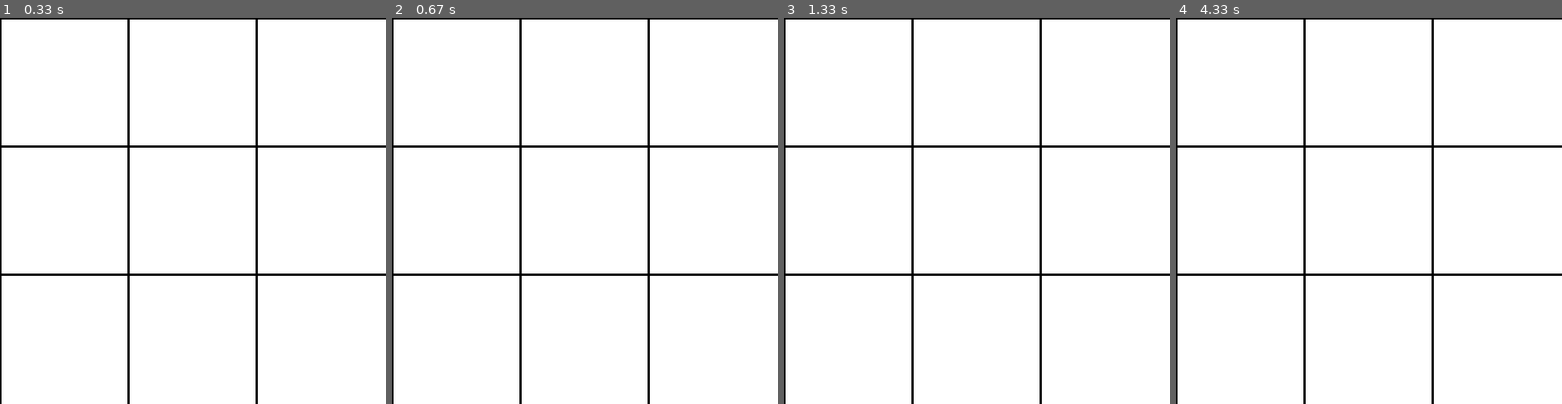
Above: before the commit, frames 1-4 (left to right).
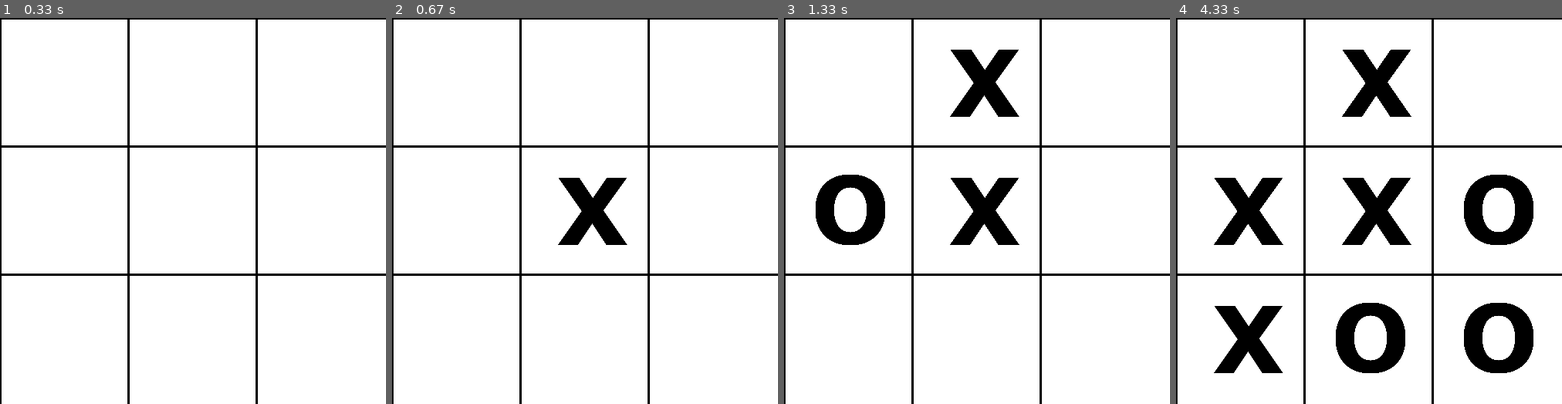
Above: after the commit, the same moments.

Repository: taohansens/Infnet
Game: pygame game, started from Bloco I/Fundamentos do Desenvolvimento Python/TP_03/Q23.py
The game is run twice, just before and just after one commit, with the same random seed, the same clock (stepped at 60 frames per second) and the same inputs.
Inputs (mouse positions are in pixels of both pictures, inside the frame that each line leads up to):
- Up to frame 1 (0.33 s): no input
- Up to frame 2 (0.67 s): click (585, 211) at 0.38 s
- Up to frame 3 (1.33 s): click (884, 214) at 0.72 s; click (1034, 75) at 1.05 s
- Up to frame 4 (4.33 s): click (1268, 68) at 1.42 s; click (1349, 311) at 1.92 s; click (1307, 83) at 2.22 s; click (1469, 176) at 2.55 s; click (1241, 249) at 2.88 s; click (1504, 288) at 3.22 s; click (1384, 195) at 3.55 s; click (1311, 322) at 3.88 s; click (1253, 353) at 4.22 s

Frame 1 is identical in both runs. In frame 2, 1.7% of the frame differs, in the area x 43-61%, y 41-59%; in frame 3, 5.3%; in frame 4, 12%, in the area x 9-93%, y 8-92%.

Commit message:
Corrigido checagem de vitoria

Diff:
--- a/Bloco I/Fundamentos do Desenvolvimento Python/TP_03/Q23.py
+++ b/Bloco I/Fundamentos do Desenvolvimento Python/TP_03/Q23.py
@@ -58,19 +58,28 @@
 
 
 def checa_vitoria(posicoes):
+    # Checa as colunas
+
+    for coluna in range(len(posicoes)):
+        if (posicoes[0][coluna][2] == posicoes[1][coluna][2] == posicoes[2][coluna][2]) and posicoes[coluna][coluna][2] != "":
+            print("vitória na coluna de: ", posicoes[0][coluna][2])
+            # DEV
+            print(posicoes)
+            return True
+
     # Checa as linhas
-    for row in range(len(posicoes)):
-        if (posicoes[0][2] == posicoes[1][2] == posicoes[2][2]) and posicoes[0][2] != "":
-            print("vitória de: ", posicoes[0][2])
-            return True
-    # Checa as colunas
-    for col in range(len(posicoes)):
-        if (posicoes[0][2] == posicoes[1][2] == posicoes[2][2]) and posicoes[0][2] != "":
+    for linha in range(len(posicoes)):
+        if (posicoes[linha][0][2] == posicoes[linha][1][2] == posicoes[linha][2][2]) and posicoes[linha][0][2] != "":
+            print("vitória na linha de: ", posicoes[linha][0][2])
+            # DEV
+            print(posicoes)
             return True
     # Checa as diagonais
     if (posicoes[0][0][2] == posicoes[1][1][2] == posicoes[2][2][2]) and posicoes[0][0][2] != "":
+        print("vitória na diagonal1 de: ", posicoes[0][0][2])
         return True
     if (posicoes[0][2][2] == posicoes[1][1][2] == posicoes[2][0][2]) and posicoes[0][2][2] != "":
+        print("vitória na diagonal2 de: ", posicoes[0][2][2])
         return True
 
     # Se não houve vencedor, returna False.
@@ -112,8 +121,6 @@
             if event.type == pygame.MOUSEBUTTONDOWN:
                 # Captura posição ao clicar
                 pos_x, pos_y = pygame.mouse.get_pos()
-
-
                 for i in range(len(posicoes)):
                     for j in range(len(posicoes)):
                         x, y, char, celula_jogada = posicoes[i][j]
@@ -140,12 +147,15 @@
                                 vez_xis = True
                                 # Adiciona a posição da matriz, o caracter que foi jogado, e marca a célula como JOGADA.
                                 posicoes[i][j] = (x, y, 'o', True)
-                # DEV:  mostra o array das posições após o click
-                print(posicoes)
-                print(posicoes[0][2], posicoes[1][2], posicoes[2][2])
+
 
         # Desenhar o tabuleiro (3x3)
         desenha_tabuleiro()
+
+        # Desenhar X ou Bola:
+        for jogada in desenho:
+            x, y, xis_or_bola = jogada
+            win.blit(xis_or_bola, (x - xis_or_bola.get_width() // 2, y - xis_or_bola.get_height() // 2))
 
         if checa_vitoria(posicoes) or checa_empate(posicoes):
             fim_da_partida = True
